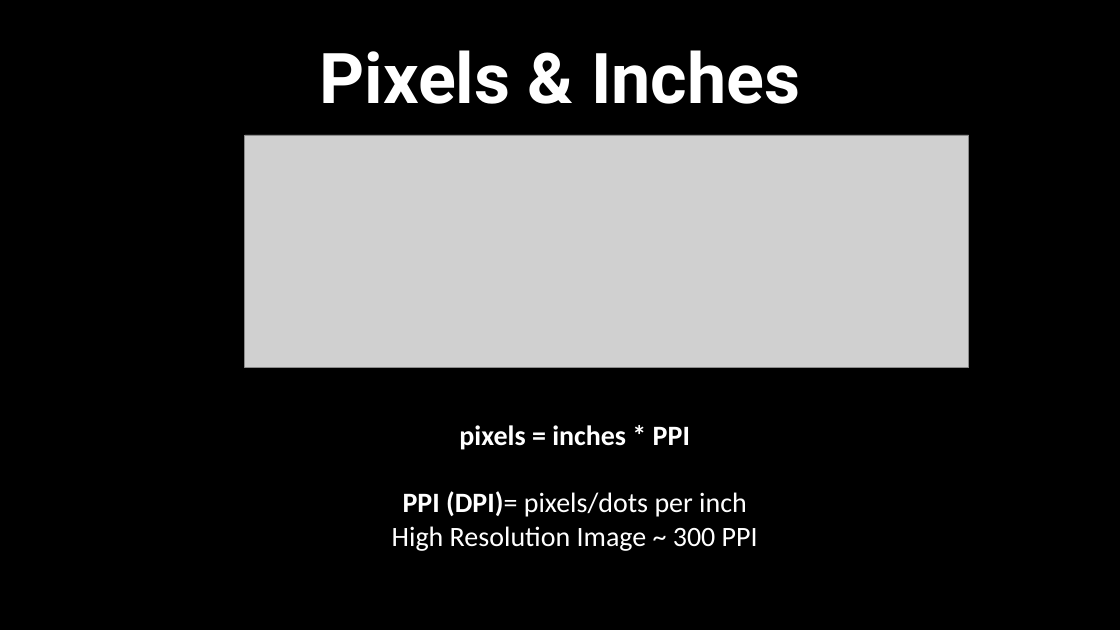
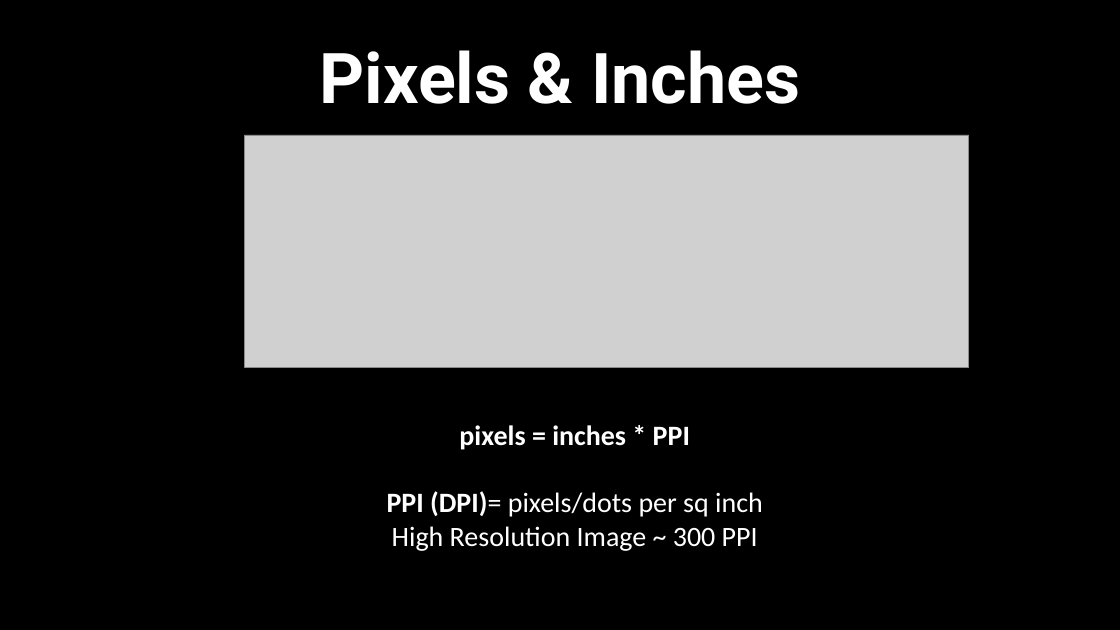
Before and after one commit to scotchANDsolder/Classes-and-Teaching, a slide deck: slide 3 of STA-491-PC-F21/4 - Functions.pptx. Drawn at 1120x630 pixels with LibreOffice and Linux fonts; fonts in the diff are those of the drawing; grey boxes stand for pictures. Boxes give left, top, right and bottom in pixels: in the first picture for what was removed or moved away, otherwise in the second. Text is boxed around its words. In the diff, an @@ line names an element or a change of style, - is before the commit and + after.

```diff
--- a/STA-491-PC-F21/4 - Functions.pptx
+++ b/STA-491-PC-F21/4 - Functions.pptx
@@ text at bbox=[387, 491, 763, 517]: text changed @@
-PPI (DPI)= pixels/dots per inch
+PPI (DPI)= pixels/dots per sq inch
```
Also in this commit, not shown: 3 other slides changed, 1 other file.
